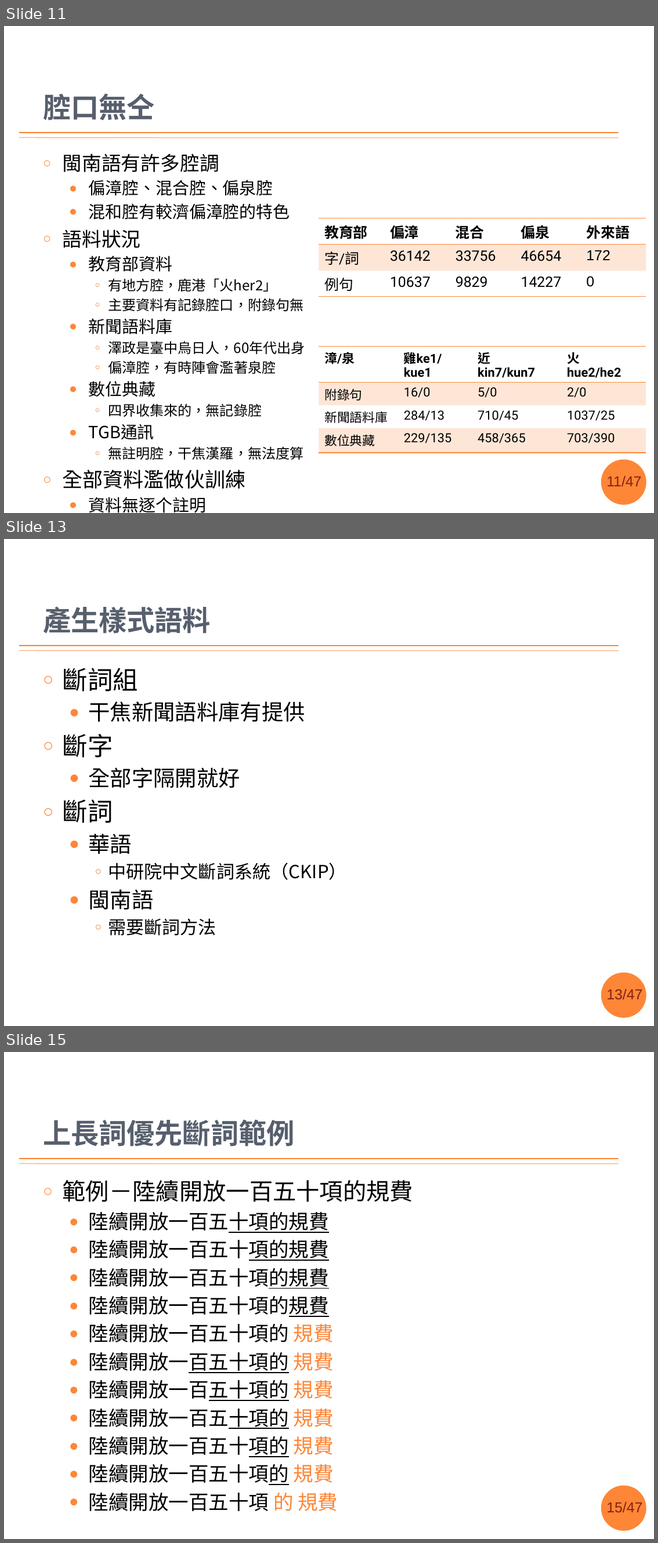
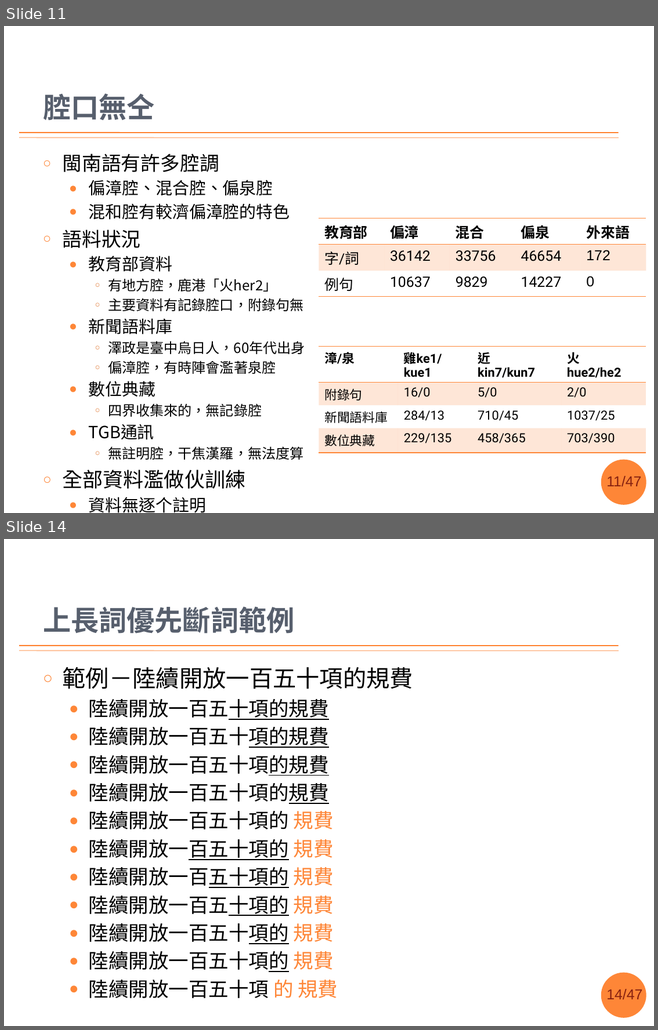
Before and after one commit to sih4sing5hong5/po3-ko3_tau5-iann2-phinn3, a slide deck: 翻譯報告.pptx. Shown one above the other, each under a label of ours: slides 11, 13 and 15 before the commit, slides 11 and 14 after it; the slides between them are not shown. The pictures are 658x1543 and 658x1030 pixels, drawn with LibreOffice and Linux fonts; fonts in the diff are those of the drawing; background and template pictures are left out. Boxes give left, top, right and bottom in pixels: in the first picture for what was removed or moved away, otherwise in the second. Text is boxed around its words. In the diff, an @@ line names an element or a change of style, - is before the commit and + after.

Commit message:
巡過一擺，主要改斷詞遐 丞宏

```diff
--- a/翻譯報告.pptx
+++ b/翻譯報告.pptx
@@ slide 13 removed at (4,539,654,1026), background #FFFFFF; not listed: 4 template elements that a slide beside it also shows @@
@@ title removed at (43,606,210,634) @@
-產生樣式語料
@@ text removed at (63,668,347,936) @@
-○ 斷詞組
-  ● 干焦新聞語料庫有提供
-○ 斷字
-  ● 全部字隔開就好
-○ 斷詞
-  ● 華語
-    ○ 中研院中文斷詞系統（CKIP）
-  ● 閩南語
-    ○ 需要斷詞方法
@@ what was slide 15 is now slide 14 @@
@@ page number at (606,989,642,1000): text changed @@
-15/47
+14/47
```
Also in this commit, not shown: 12 slides changed.
